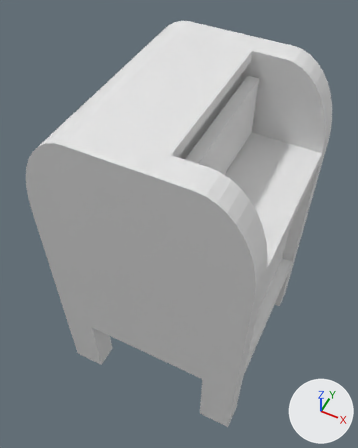
Renders of the Blender file BlenderModels/Motel/Exterior/Mailbox.blend from each side of a commit.
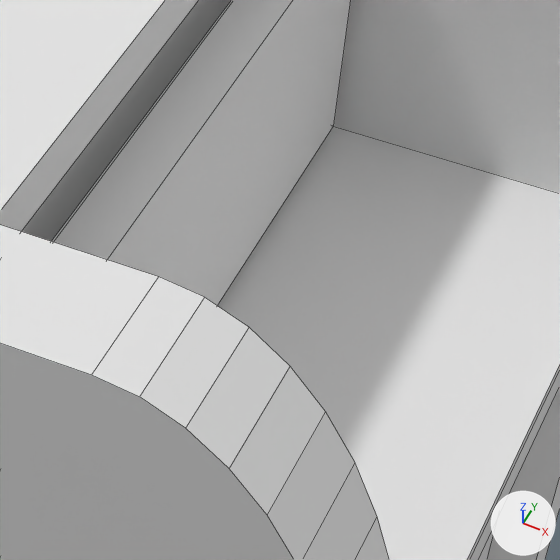
Old and new are each drawn whole from a camera (50 mm lens) standing at (0.562, -1.211, 2.157) and looking at (-0.049, 0.012, 0.629) and again close up on the part from 48% to 85% of the width and 23% to 52% of the height. Lighting does not change. The marker at lower right points along +X, +Y and +Z. The first two pictures are the older version. The close-ups show mesh edges as thin lines.
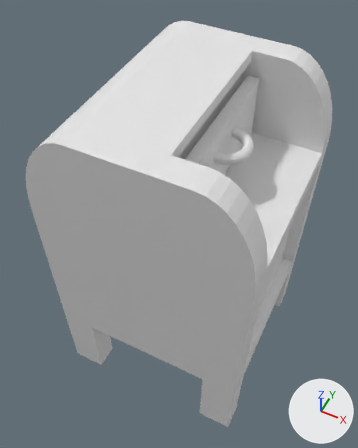
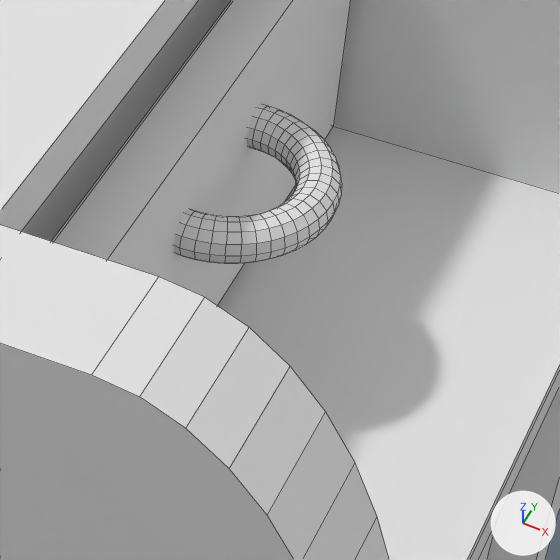
Pixel boxes (x1, y1, x2, y2) of what changed, in the close-ups (560 x 560 px):
'MailboxHandle', added: after (174, 104, 342, 263)

The edits, one by one:
Mesh me_torus is new.
It is a torus around z (ring radius 1.0, tube radius 0.25) spanning x -1.25..1.25, y -1.25..1.25, z -0.25..0.25.
Object 'MailboxHandle' (ob_mailboxhandle) is new; it shows me_torus.
Its location is (0.13, 0.0, 1.118).
Its scale is (-0.0715, -0.0715, -0.0715).
